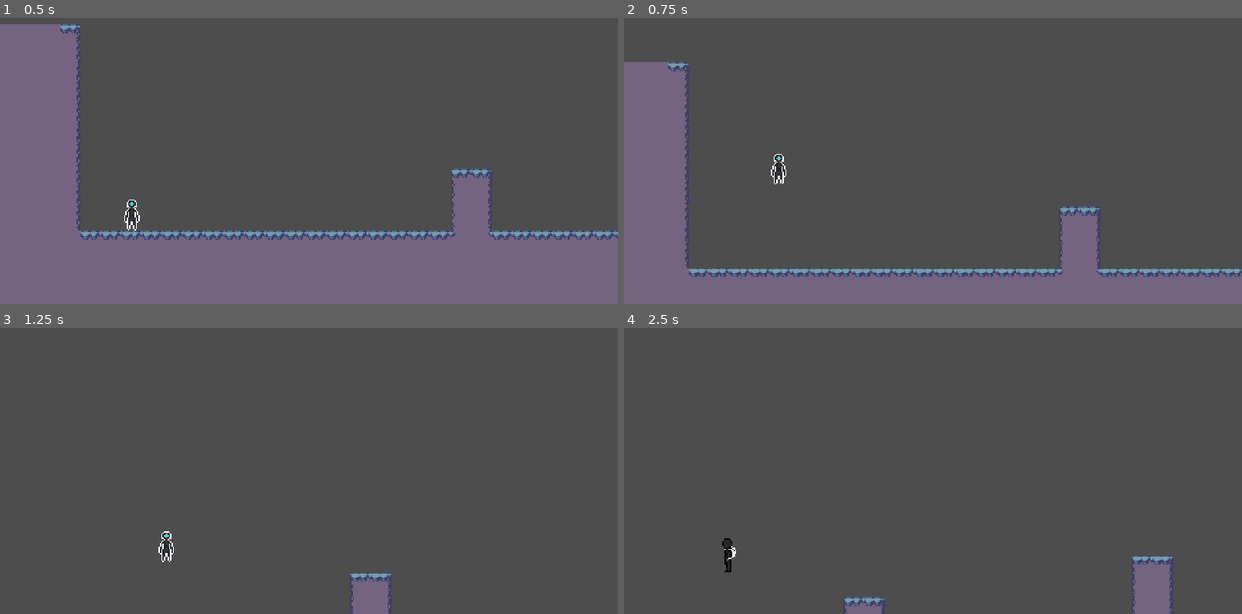
Above: before the commit, frames 1-4 (two rows, left to right).
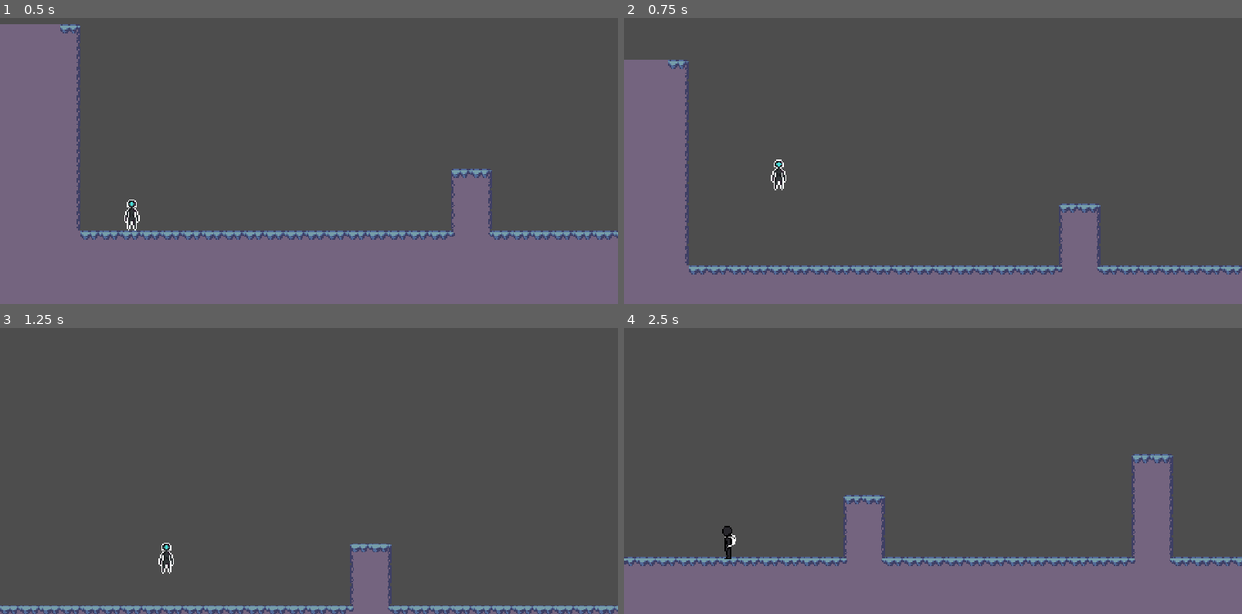
Above: after the commit, the same moments.

Repository: javsorbla/tfg-rotlc
Game: Godot game, scene res://scenes/Tutorial.tscn
Same seed, same stepped clock (60 frames per second), same inputs: the game is played once before the commit and once after it.
Inputs:
- Up to frame 1 (0.5 s): no input
- Up to frame 2 (0.75 s): tap Enter (ui_accept) at 0.5, 0.6 s; hold Right (ui_right) from 0.53 s (still down)
- Up to frame 3 (1.25 s): keep holding Right (ui_right); tap Enter (ui_accept) at 0.77, 1.07 s
- Up to frame 4 (2.5 s): tap Enter (ui_accept) at 1.35, 1.52, 1.82, 2.1 s; release Right (ui_right) at 2.03 s; hold Left (ui_left) from 2.03 s (still down)

Frame 1 is identical in both runs. In frame 2, 3.3% of the frame differs, in the area x 0-100%, y 14-91%; in frame 3, 3.0%; in frame 4, 21%, in the area x 0-100%, y 44-100%.

Commit message:
feat: arreglar doble salto

Diff:
--- a/Juego/player/Player.tscn
+++ b/Juego/player/Player.tscn
@@ -41,4 +41,4 @@
 
 [node name="AnimatedSprite2D" type="AnimatedSprite2D" parent="."]
 sprite_frames = SubResource("SpriteFrames_1o3aa")
-animation = &"jump"
+animation = &"idle"
--- a/Juego/player/player.gd
+++ b/Juego/player/player.gd
@@ -3,26 +3,36 @@
 
 const SPEED = 150.0
 const JUMP_VELOCITY = -300.0
-const DOUBLE_JUMP_VELOCITY = -350.0
 
 var can_double_jump = false
+var was_on_floor = false
+var jumped = false
 
 func _physics_process(delta: float) -> void:
-	# Add the gravity.
 	if not is_on_floor():
 		velocity += get_gravity() * delta
+
+	# Al caerse de plataforma sin saltar, conceder salto
+	if was_on_floor and not is_on_floor() and not jumped:
+		can_double_jump = true
+
+	# Al aterrizar, resetear todo
+	if is_on_floor():
+		can_double_jump = false
+		jumped = false
 
 	# Salto
 	if Input.is_action_just_pressed("ui_accept"):
 		if is_on_floor():
 			velocity.y = JUMP_VELOCITY
 			can_double_jump = true
+			jumped = true
 		elif can_double_jump:
-			velocity.y = DOUBLE_JUMP_VELOCITY
+			velocity.y = JUMP_VELOCITY
 			can_double_jump = false
 
-	# Get the input direction and handle the movement/deceleration.
-	# As good practice, you should replace UI actions with custom gameplay actions.
+	was_on_floor = is_on_floor()
+
 	var direction := Input.get_axis("ui_left", "ui_right")
 	if direction:
 		velocity.x = direction * SPEED
@@ -31,6 +41,7 @@
 
 	move_and_slide()
 	_update_animation()
+
 
 func _update_animation():
 	if not is_on_floor():
